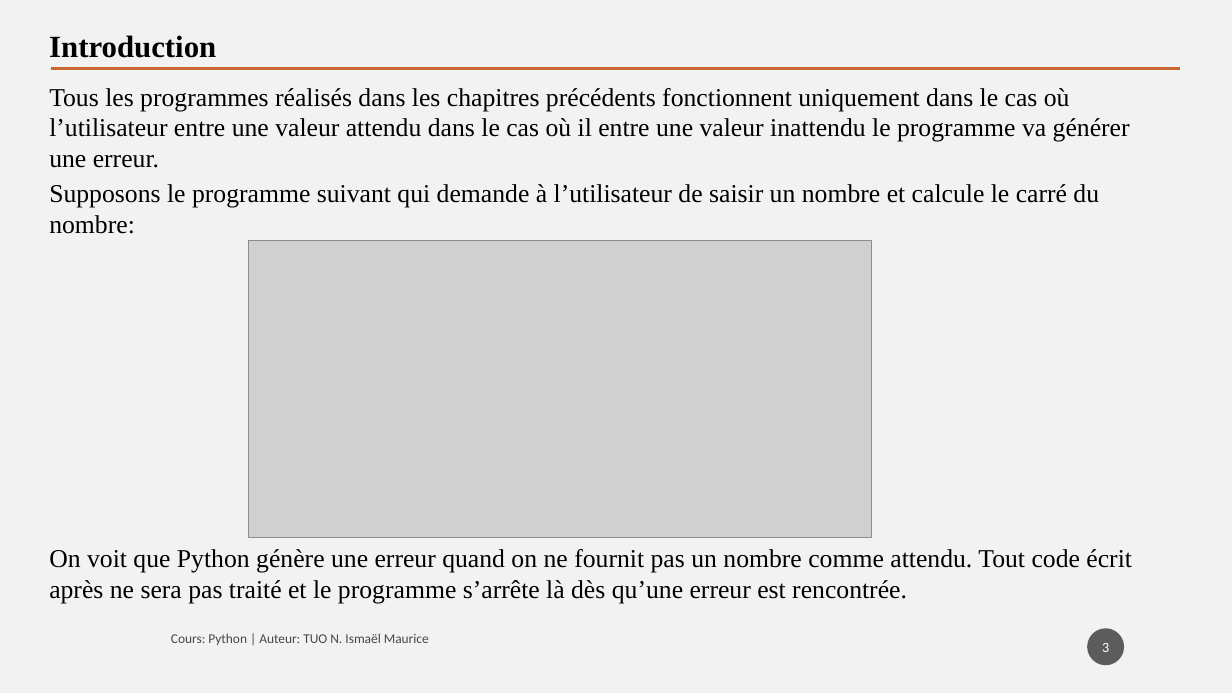
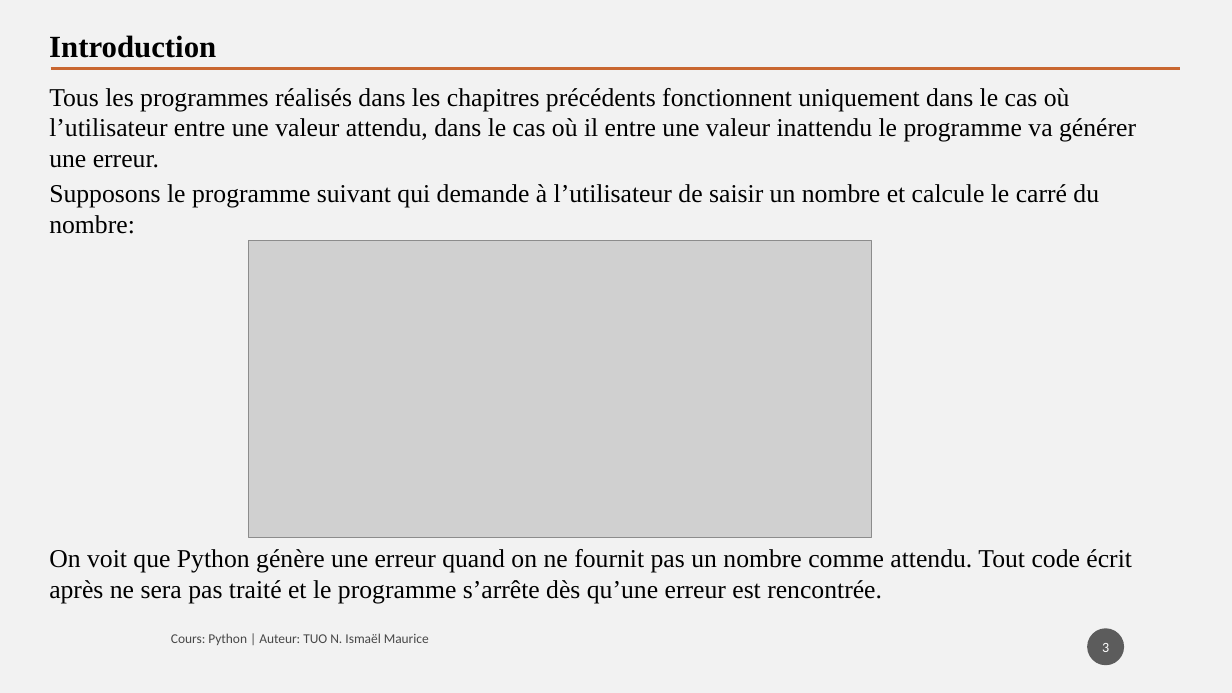
Before and after one commit to tisma95/cours-python, a slide deck: slide 3 of source/Chapitre 7 - Les exceptions.pptx. Drawn at 1232x693 pixels with LibreOffice and Linux fonts; fonts in the diff are those of the drawing; grey boxes stand for pictures. Boxes give left, top, right and bottom in pixels: in the first picture for what was removed or moved away, otherwise in the second. Text is boxed around its words. In the diff, an @@ line names an element or a change of style, - is before the commit and + after.

Commit message:
Fix: Relecture du chapitre 7 et correction

```diff
--- a/source/Chapitre 7 - Les exceptions.pptx
+++ b/source/Chapitre 7 - Les exceptions.pptx
@@ text at (49, 88, 1136, 168): text changed @@
-Tous les programmes réalisés dans les chapitres précédents fonctionnent uniquement dans le cas où l’utilisateur entre une valeur attendu dans le cas où il entre une valeur inattendu le programme va générer une erreur.
+Tous les programmes réalisés dans les chapitres précédents fonctionnent uniquement dans le cas où l’utilisateur entre une valeur attendu, dans le cas où il entre une valeur inattendu le programme va générer une erreur.
@@ text at (49, 549, 1132, 603): text changed @@
-On voit que Python génère une erreur quand on ne fournit pas un nombre comme attendu. Tout code écrit après ne sera pas traité et le programme s’arrête là dès qu’une erreur est rencontrée.
+On voit que Python génère une erreur quand on ne fournit pas un nombre comme attendu. Tout code écrit après ne sera pas traité et le programme s’arrête dès qu’une erreur est rencontrée.
```
Also in this commit, not shown: 11 other slides changed, 2 other files.
